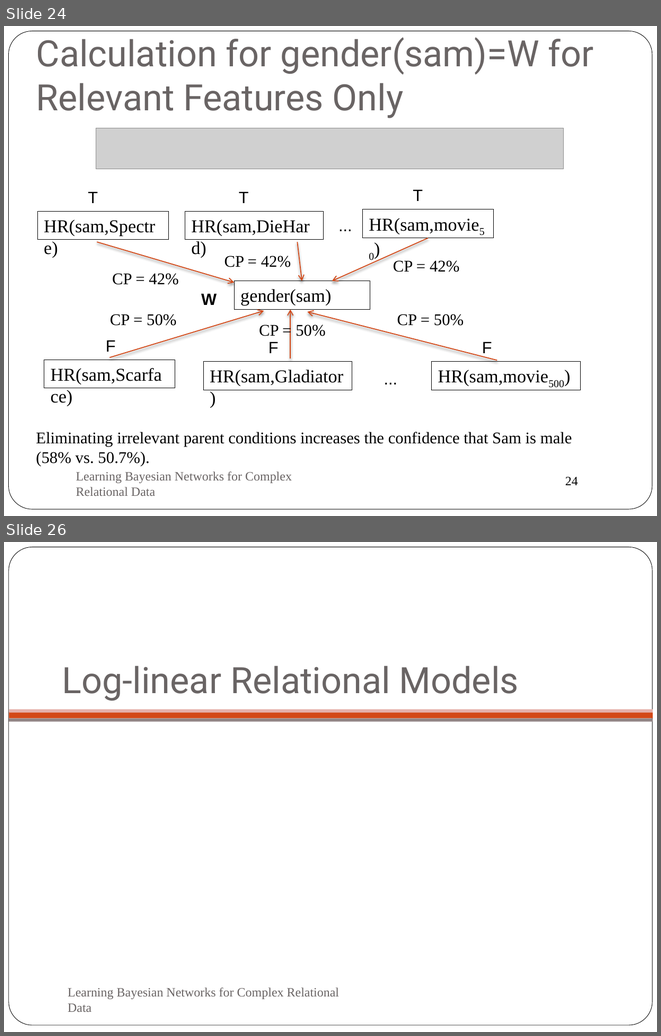
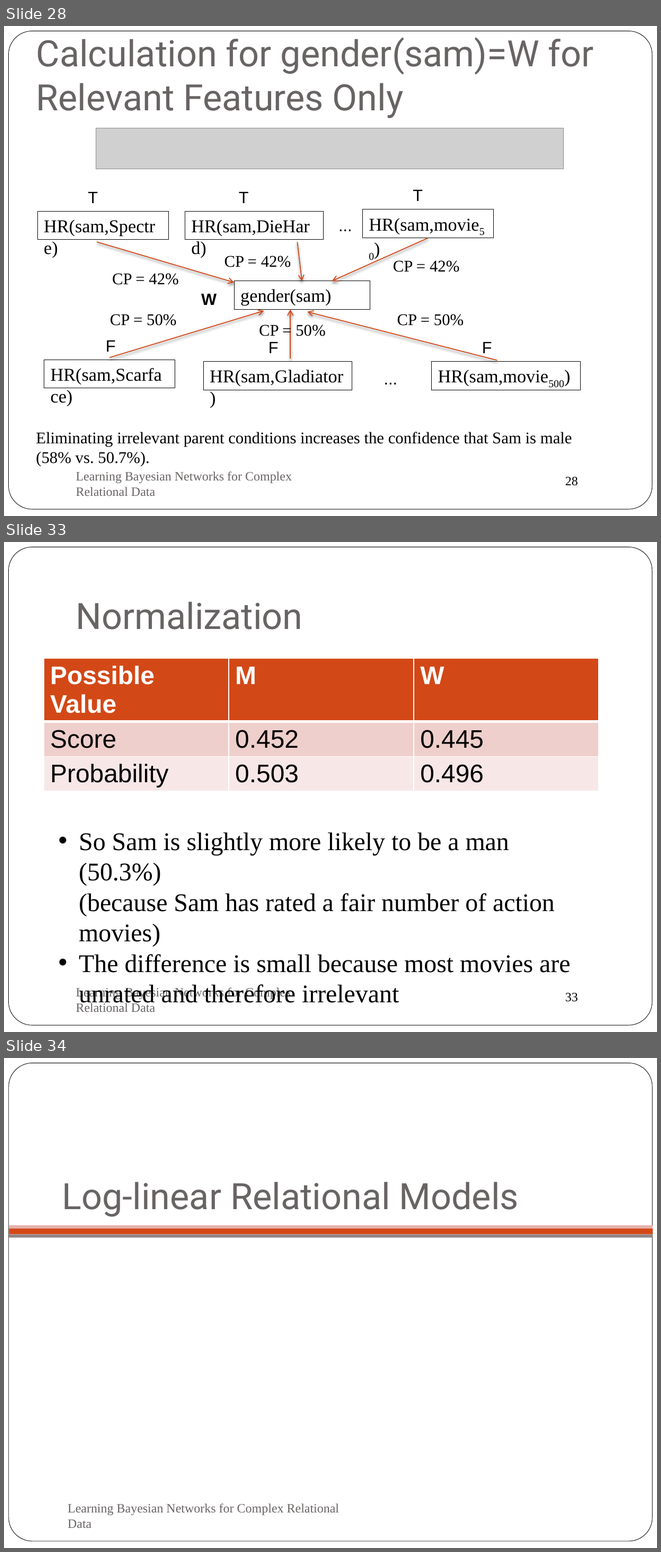
Before and after one commit to oschulte/srl-tutorial-slides, a slide deck: ch5-rel-bayes-net-classifier.pptx. Shown one above the other, each under a label of ours: slides 24 and 26 before the commit, slides 28, 33 and 34 after it; the slides between them are not shown. The pictures are 661x1036 and 661x1552 pixels, drawn with LibreOffice and Linux fonts; fonts in the diff are those of the drawing; grey boxes stand for pictures; background and template pictures are left out. Boxes give left, top, right and bottom in pixels: in the first picture for what was removed or moved away, otherwise in the second. Text is boxed around its words. In the diff, an @@ line names an element or a change of style, - is before the commit and + after.

```diff
--- a/ch5-rel-bayes-net-classifier.pptx
+++ b/ch5-rel-bayes-net-classifier.pptx
@@ slide 33 added at bbox=[4, 542, 657, 1032], background #FFFFFF; not listed: 2 template elements that a slide beside it also shows @@
@@ title added at bbox=[76, 601, 303, 629], 40 pt, text #696464 @@
+Normalization
@@ table added at bbox=[44, 658, 598, 789], 3 rows, 3 columns @@
+Possible Value | M | W
+Score | 0.452 | 0.445
+Probability | 0.503 | 0.496
@@ text added at bbox=[79, 832, 570, 1007], 28 pt, text #000000 @@
+• So Sam is slightly more likely to be a man (50.3%)
+  (because Sam has rated a fair number of action movies)
+• The difference is small because most movies are unrated and therefore irrelevant
@@ text added at bbox=[76, 986, 292, 1012], 14 pt, text #696464 @@
+Learning Bayesian Networks for Complex Relational Data
@@ what was slide 24 is now slide 28 @@
@@ page number at bbox=[565, 476, 578, 486]: text changed @@
-24
+28
@@ what was slide 26 is now slide 34 @@
```
Also in this commit, not shown: 3 slides changed, 7 other slides added, 1 other file.
